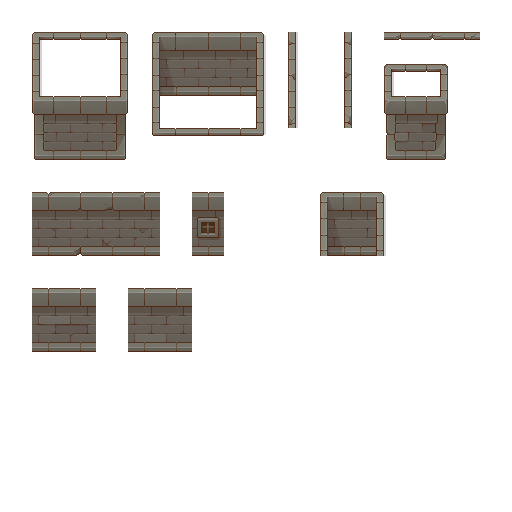
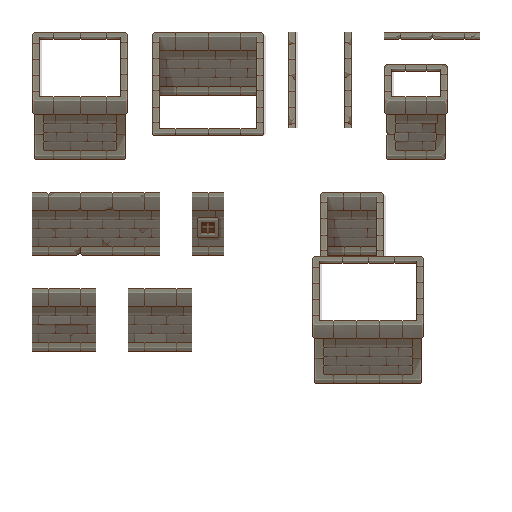
Layer changes from the first (512, 512) image to the second:
moved "Schwebende Ebene #4" above "Schwebende Ebene", painted on it over (312, 256, 395, 264)
painted on "Schwebende Ebene" over (312, 256, 424, 384)
moved "Schwebende Ebene #5" above "Schwebende Ebene #1", painted on it over (312, 256, 353, 264)
removed layer "TX Tileset Wall.png" over (312, 256, 424, 352)
painted on "Schwebende Ebene #1" over (312, 256, 344, 384)
painted on "Schwebende Ebene #3" over (344, 256, 395, 384)
moved "Schwebende Ebene #2" above "Sichtbar", painted on it over (320, 256, 372, 384)
renamed "Schwebende Ebene #6" to "Sichtbar", moved it below "Schwebende Ebene #2", painted on it over (312, 256, 424, 352)
